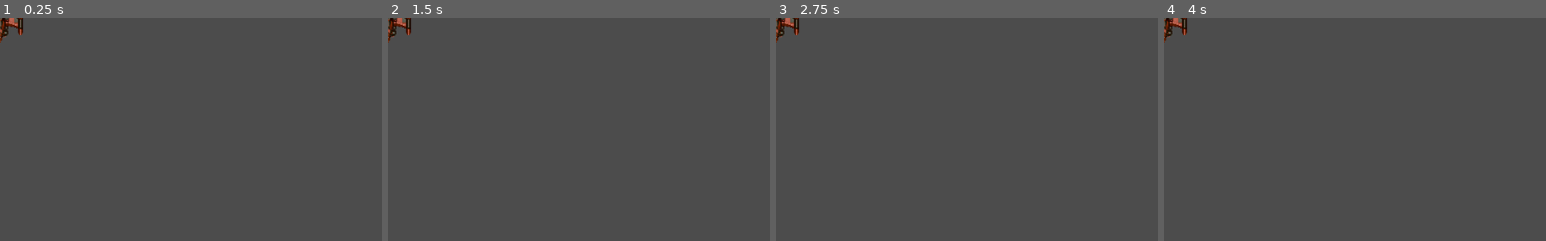
Above: before the commit, frames 1-4 (left to right).
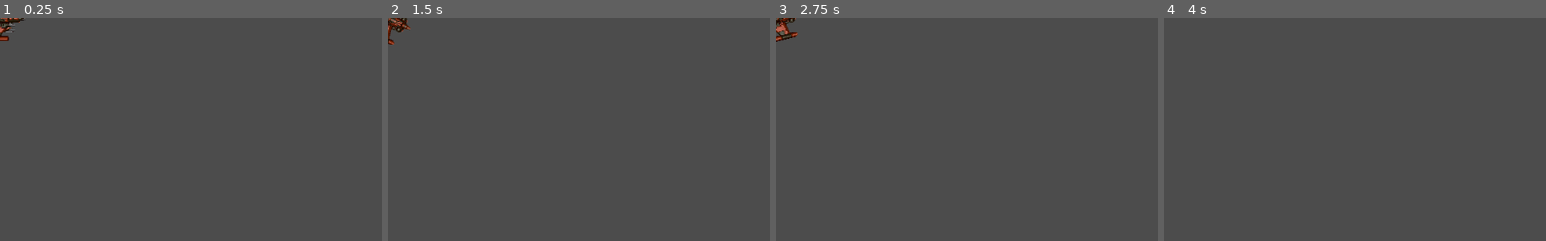
Above: after the commit, the same moments.

Repository: hiperlogic/SpaceRocks
Game: Godot game, scene res://Player/player.tscn
The game is run twice, just before and just after one commit, with the same random seed, the same clock (stepped at 60 frames per second) and the same inputs. The project has no main scene, so this scene is started directly.
Inputs:
- Up to frame 1 (0.25 s): no input
- Up to frame 2 (1.5 s): tap Enter at 0.5 s; hold D (rotate_right) 0.53-1.28 s; hold A (rotate_left) from 1.28 s (still down)
- Up to frame 3 (2.75 s): release A (rotate_left) at 2.03 s; hold D (rotate_right) from 2.03 s (still down)
- Up to frame 4 (4 s): release D (rotate_right) at 2.78 s; hold W (thrust) 2.78-3.53 s; tap Space at 3.5 s; hold A (rotate_left) from 3.53 s (still down)
The pictures show only the part of the screen within x 0-50%, y 0-50%; the shares and areas given below are measured in that part.

The runs differ from the first frame. In frame 1, 0.4% of the frame differs, in the area x 0-7%, y 0-12%; in frame 2, 0.4%; in frame 3, 0.5%, in the area x 0-6%, y 0-12%; in frame 4, 0.4%.

Commit message:
player workings

Diff:
--- a/Player/player.gd
+++ b/Player/player.gd
@@ -1,11 +1,50 @@
 extends RigidBody2D
 
+enum States {INIT, ALIVE, INVULNERABLE, DEAD}
+var state = null
+
+export (int) var engine_power
+export (int) var spin_power
+
+var thrust = Vector2()
+var rotation_dir = 0
 
 # Called when the node enters the scene tree for the first time.
 func _ready():
-	pass # Replace with function body.
+	change_state(States.ALIVE)
 
+func change_state(new_state):
+	### TODO: Should check if the current to new state transition is ok
+	### Set up the new state properties
+	match new_state:
+		States.INIT:
+			$CollisionShape2D.disabled = true
+		States.ALIVE:
+			$CollisionShape2D.disabled = false
+		States.INVULNERABLE:
+			$CollisionShape2D.disabled = true
+		States.DEAD:
+			$CollisionShape2D.disabled = true
+	state = new_state
 
 # Called every frame. 'delta' is the elapsed time since the previous frame.
-#func _process(delta):
+func _process(delta):
+	get_input()
 #	pass
+
+func get_input():
+	thrust = Vector2()
+	if state in [States.DEAD, States.INIT]:
+		return
+	if Input.is_action_pressed("thrust"):
+		thrust = Vector2(engine_power, 0)
+	rotation_dir=0
+	if Input.is_action_pressed("rotate_right"):
+		rotation_dir+=.1
+	if Input.is_action_pressed("rotate_left"):
+		rotation_dir -=.1
+
+func _physics_process(delta):
+	set_applied_force(thrust.rotated(rotation))
+	set_applied_torque(spin_power * rotation_dir)
+	pass
--- a/Player/player.tscn
+++ b/Player/player.tscn
@@ -7,9 +7,14 @@
 radius = 32.0
 
 [node name="Player" type="RigidBody2D"]
+linear_damp = 1.0
+angular_damp = 5.0
 script = ExtResource( 2 )
+engine_power = 500
+spin_power = 150000
 
 [node name="Sprite" type="Sprite" parent="."]
+rotation = 1.5708
 scale = Vector2( 0.5, 0.5 )
 texture = ExtResource( 1 )
 
